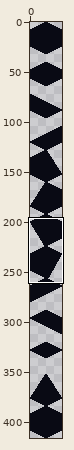
Pixel-art file -- assets/img/settlements/tileset_buildings.aseprite. The picture above shows the old version from afar; the outline marks the close-up.
Close-up. Old version:
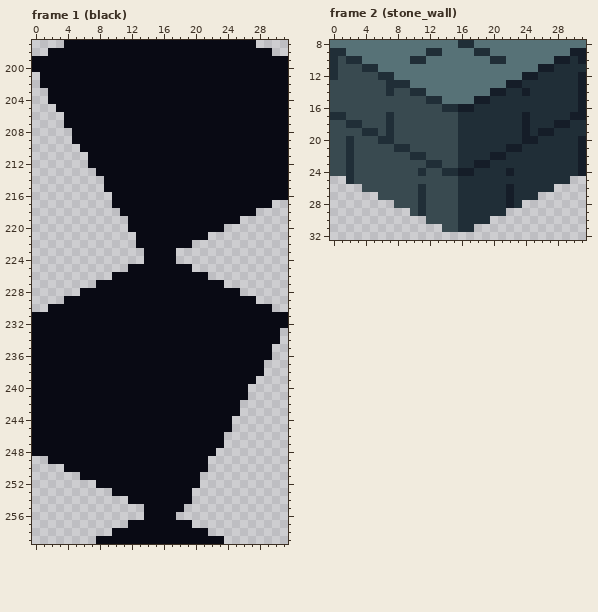
32x416 pixels, 6 frames. Shown: frame 1 (black): x 0..31, y 197..259; frame 2 (stone_wall): x 0..31, y 8..32. The commit also changed other frames or places, which this record leaves out.
After:
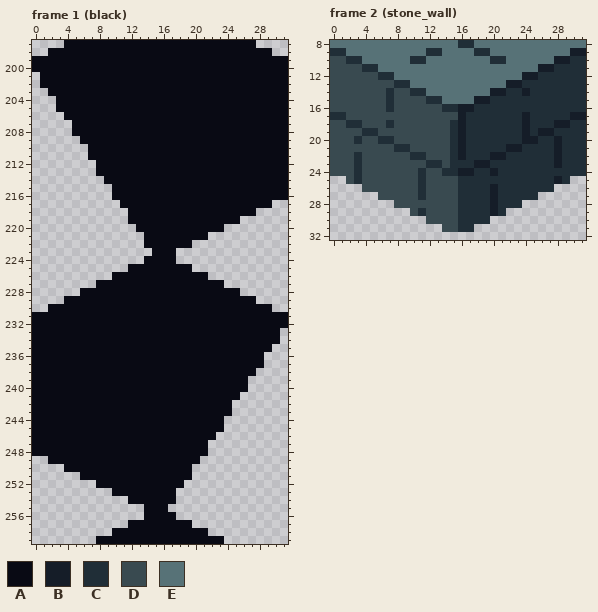
Palette (. is transparent): A #090a14  B #151d28  C #202e37  D #394a50  E #577277
Change:
--- frame 1 (black), layer "NoCopy"
@@ x 0..16 @@
 203 ..AAAAAAAAAAAAAAA
-204 ..AAAAAAAAAAAAAAA
+204 ...AAAAAAAAAAAAAA
 205 ...AAAAAAAAAAAAAA
 206 ....AAAAAAAAAAAAA
-207 ....AAAAAAAAAAAAA
+207 .....AAAAAAAAAAAA
 208 .....AAAAAAAAAAAA
-209 .....AAAAAAAAAAAA
-210 ......AAAAAAAAAAA
+209 ......AAAAAAAAAAA
+210 .......AAAAAAAAAA
 211 .......AAAAAAAAAA
-212 .......AAAAAAAAAA
+212 ........AAAAAAAAA
 213 ........AAAAAAAAA
 214 .........AAAAAAAA
-215 .........AAAAAAAA
+215 ..........AAAAAAA
 216 ..........AAAAAAA
-217 ..........AAAAAAA
-218 ...........AAAAAA
+217 ...........AAAAAA
+218 ............AAAAA
 219 ............AAAAA
-220 ............AAAAA
-221 .............AAAA
-222 .............AAAA
-223 ..............AAA
+220 .............AAAA
+221 ..............AAA
+222 ..............AAA
+223 ...............AA
 224 ..............AAA
@@ x 15..31 @@
 235 AAAAAAAAAAAAAAA..
-236 AAAAAAAAAAAAAAA..
+236 AAAAAAAAAAAAAA...
 237 AAAAAAAAAAAAAA...
-238 AAAAAAAAAAAAAA...
-239 AAAAAAAAAAAAA....
+238 AAAAAAAAAAAAA....
+239 AAAAAAAAAAAA.....
 240 AAAAAAAAAAAA.....
-241 AAAAAAAAAAAA.....
-242 AAAAAAAAAAA......
-243 AAAAAAAAAAA......
-244 AAAAAAAAAA.......
-245 AAAAAAAAAA.......
-246 AAAAAAAAA........
-247 AAAAAAAAA........
-248 AAAAAAAA.........
-249 AAAAAAA..........
-250 AAAAAAA..........
-251 AAAAAA...........
-252 AAAAAA...........
-253 AAAAA............
-254 AAAAA............
-255 AAAA.............
+241 AAAAAAAAAAA......
+242 AAAAAAAAAA.......
+243 AAAAAAAAAA.......
+244 AAAAAAAAA........
+245 AAAAAAAAA........
+246 AAAAAAAA.........
+247 AAAAAAA..........
+248 AAAAAAA..........
+249 AAAAAA...........
+250 AAAAA............
+251 AAAAA............
+252 AAAA.............
+253 AAA..............
+254 AAA..............
+255 AA...............
 256 AAA..............
--- frame 2 (stone_wall), layer "Copy"
@@ x 0..31 @@
  9 CCEEEEEEEEEECCEEEECCEEEEEEEEEEBB
-10 CDCCEEEEEECCEEEEEEEECCEEEEEEBBCB
-11 CDDDCCEEEEEEEEEEEEEEEEEEEEBBCCCC
-12 CDDDDDCCEEEEEEEEEEEEEEEEBBCCCCCB
-13 DDDDDDDCCCEEEEEEEEEEEEBBCCCCCCCB
-14 DDDDDDDCDDCCEEEEEEEEBBCCBCCCCCCB
-15 DDDDDDDDDDDDCCEEEEBBCCCCCCCCCCCB
-16 DDDDDDDDDDDDDDCCBBCCCCCCCCCCCCCB
-17 CCDDDDDCDDDDDDDDCCCCCCCCBCCCCCBB
-18 DDCCDDDCDDDDDDDDCCCCCCCCBCCCBBCC
-19 DDDDCCDCDDDDDDDDCCCCCCCCBCBBCCCC
-20 DDCDDDCCDDDDDDDDCCCCCCCCBBCCCCCB
-21 DDCDDDDDCCDDDDDDCCCCCCBBCCCCCCCB
-22 DDCDDDDDDDCCDDDDCCCCBBCCCCCCCCCB
-23 DDCDDDDDDDDDCCDDCCBBCCCCCCCCCCCB
-24 DDCDDDDDDDDCDDCCBBCCCCBCCCCCCCCB
-25 ..CDDDDDDDDDDDDDCCCCCCCCCCCCCC..
-26 ....DDDDDDDCDDDDCCCCCCBCCCCC....
-27 ......DDDDDCDDDDCCCCCCBCCC......
-28 ........DDDCDDDDCCCCCCBC........
-29 ..........DCDDDDCCCCCC..........
+10 DDCCEEEEEECCEEEEEEEECCEEEEEEBBCC
+11 DDDDCCEEEEEEEEEEEEEEEEEEEEBBCCCC
+12 DDDDDDCCEEEEEEEEEEEEEEEEBBCCCCCC
+13 DDDDDDDDCCEEEEEEEEEEEEBBCCCCCCCC
+14 DDDDDDDCDDCCEEEEEEEEBBCCBCCCCCCC
+15 DDDDDDDCDDDDCCEEEEBBCCCCCCCCCCCC
+16 DDDDDDDCDDDDDDCCBBCCCCCCCCCCCCCC
+17 CCDDDDDDDDDDDDDDBCCCCCCCBCCCCCBB
+18 DDCCDDDCDDDDDDDCBCCCCCCCBCCCBBCC
+19 DDDDCCDDDDDDDDDCBCCCCCCCBCBBCCCC
+20 DDDCDDCCDDDDDDDCBCCCCCCCBBCCBCCC
+21 DDDDDDDDCCDDDDDCBCCCCCBBCCCCBCCC
+22 DDDCDDDDDDCCDDDCBCCCBBCCCCCCBCCC
+23 DDDCDDDDDDDDCCDCCCBBCCCCCCCCBCCC
+24 DDDCDDDDDDDCDDCCBBCCBCCCCCCCCCCC
+25 ..DCDDDDDDDCDDDDCCCCCCCCCCCCBC..
+26 ....DDDDDDDCDDDDCCCCBCCCCCCC....
+27 ......DDDDDCDDDDCCCCBCCCCC......
+28 ........DDDDDDDDCCCCBCCC........
+29 ..........DCDDDDCCCCBC..........
 30 ............DDDDCCCC............
